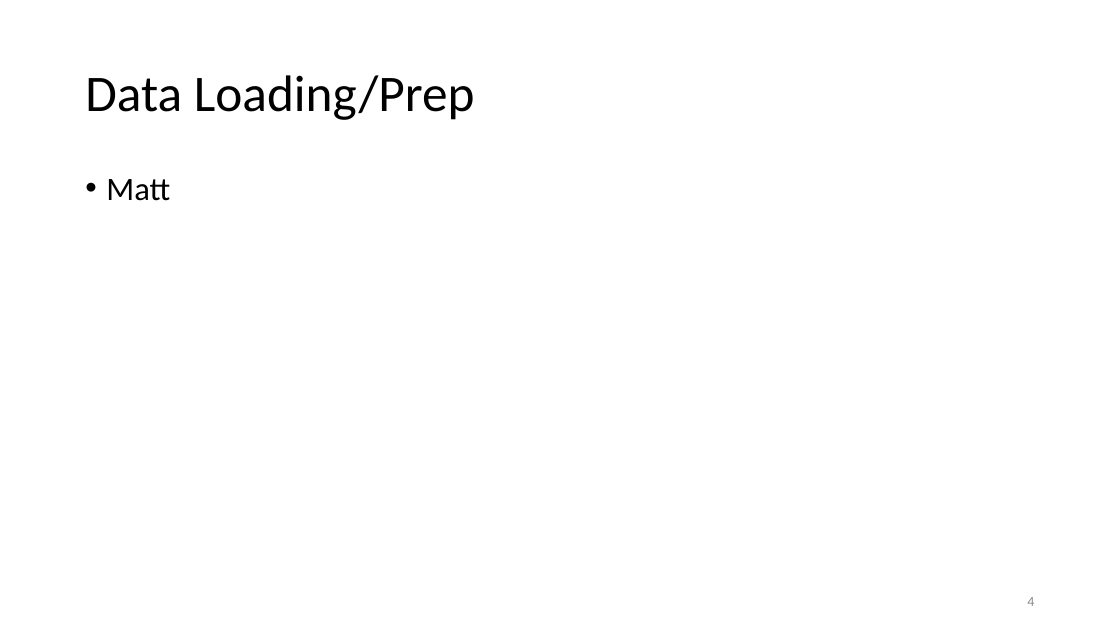
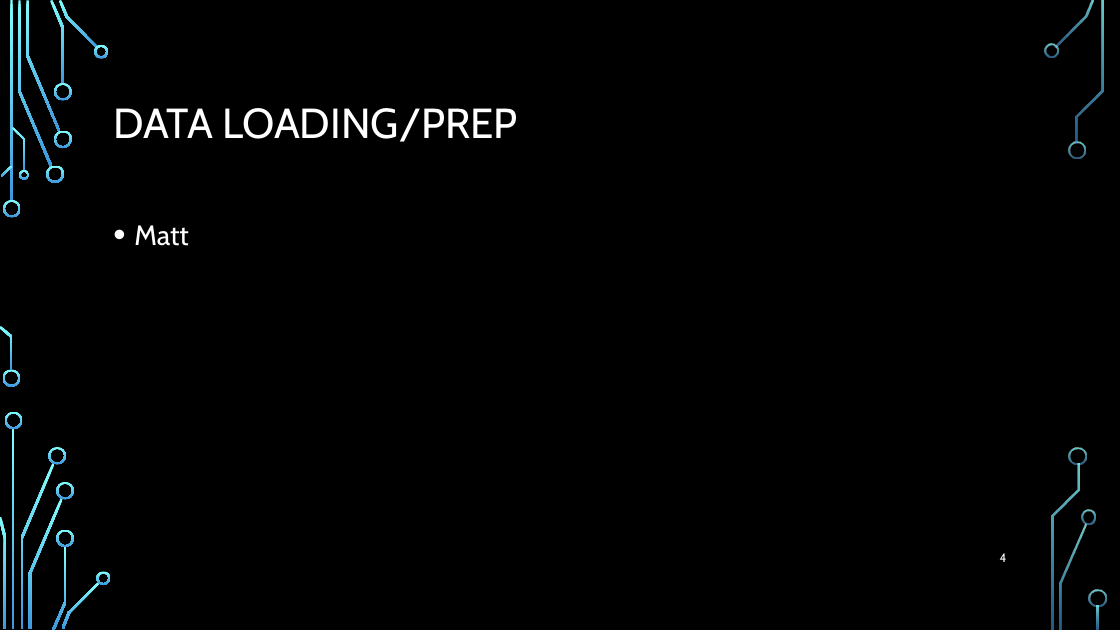
Before and after one commit to elkinst65/QTW_08, a slide deck: slide 4 of infographic.pptx. Drawn at 1120x630 pixels with LibreOffice and Linux fonts; fonts in the diff are those of the drawing; background and template pictures are left out. Boxes give left, top, right and bottom in pixels: in the first picture for what was removed or moved away, otherwise in the second. Text is boxed around its words. In the diff, an @@ line names an element or a change of style, - is before the commit and + after.

Commit message:
Added background. Will need to organize

```diff
--- a/infographic.pptx
+++ b/infographic.pptx
@@ background #FFFFFF to picture (left out) @@
@@ title at [113,108,518,142]: text changed; size 44 to 36 pt; font Calibri to Cabin; text colour #000000 to #FFFFFF @@
-Data Loading/Prep
+DATA LOADING/PREP
@@ text "Matt": place and size @@
-text "Matt" at [106,179,170,201]
+text "Matt" at [134,225,189,246]
@@ text "Matt" at [134,225,189,246]: size 28 to 24 pt, font Calibri to Cabin, text colour #000000 to #FFFFFF; line spacing 0.9 to 1.2 @@
@@ page number: place and size @@
-page number at [1027,597,1034,606]
+page number at [1000,553,1007,562]
@@ page number at [1000,553,1007,562]: size 12 to 10.5 pt, font Calibri to Cabin, text colour #8C8C8C to #FFFFFF @@
@@ group added at [0,0,1107,630]: 33 freeform shapes, 3 rectangles @@
```
Also in this commit, not shown: 16 other slides changed, 2 slides added.
